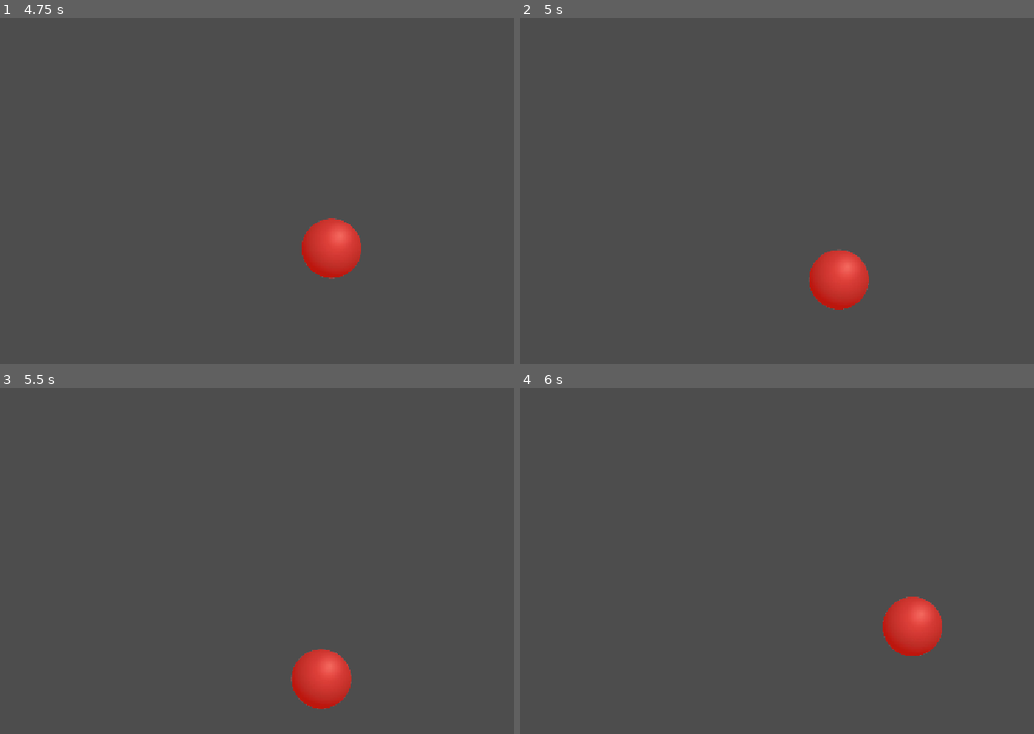
Above: before the commit, frames 1-4 (two rows, left to right).
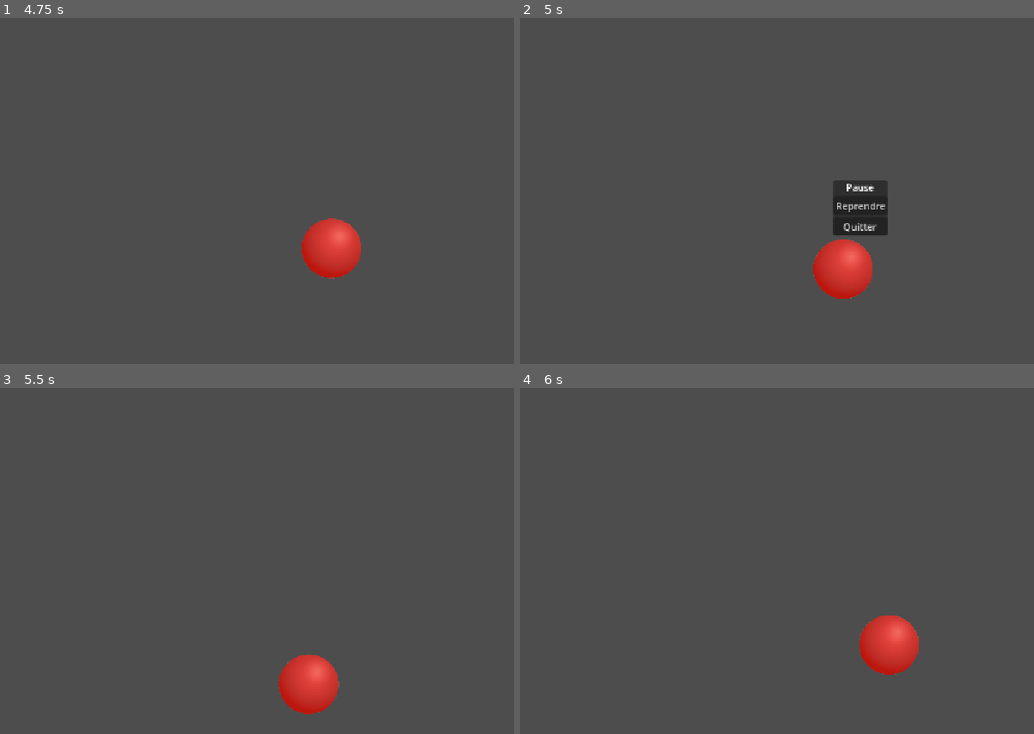
Above: after the commit, the same moments.

Repository: enflak3/trace-x
Game: Godot game, scene res://main_menu.tscn
Same seed, same stepped clock (60 frames per second), same inputs: the game is played once before the commit and once after it.
Inputs (mouse positions are in pixels of both pictures, inside the frame that each line leads up to):
- Up to frame 1 (4.75 s): click "Mode Tracking" at 0.5 s; move the mouse to (282, 121) at 1.27 s; click (282, 121) at 1.42 s; move the mouse to (200, 225) at 2.02 s; click (200, 225) at 2.17 s; move the mouse to (411, 121) at 2.77 s; click (411, 121) at 2.92 s; move the mouse to (308, 284) at 3.52 s; click (308, 284) at 3.67 s; move the mouse to (outside the picture) at 4.27 s; click (outside the picture) at 4.42 s
- Up to frame 2 (5 s): tap Escape (ui_cancel) at 4.9 s
- Up to frame 3 (5.5 s): click (339, 574) at 5 s, where only the run after the commit has a clickable "Reprendre"
- Up to frame 4 (6 s): move the mouse to (653, 519) at 5.77 s; click (653, 519) at 5.92 s

Frame 1 is identical in both runs. In frame 2, 2.5% of the frame differs, in the area x 56-72%, y 46-85%; in frame 3, 1.2%; in frame 4, 2.3%.

Commit message:
Menu pause
- ajout d'un menu pause lors des jeux flicking et tracking --> Resume / quitter

Diff:
--- a/Main.tscn
+++ b/Main.tscn
@@ -4,3 +4,38 @@
 
 [node name="Main" type="Node2D" unique_id=1524956141]
 script = ExtResource("1_glv2v")
+
+[node name="PauseLayer" type="CanvasLayer" parent="." unique_id=1186638063]
+layer = 100
+
+[node name="PauseMenu" type="PanelContainer" parent="PauseLayer" unique_id=449340268]
+process_mode = 3
+visible = false
+anchors_preset = 8
+anchor_left = 0.5
+anchor_top = 0.5
+anchor_right = 0.5
+anchor_bottom = 0.5
+offset_left = -20.0
+offset_top = -20.0
+offset_right = 20.0
+offset_bottom = 20.0
+grow_horizontal = 2
+grow_vertical = 2
+
+[node name="VBoxContainer" type="VBoxContainer" parent="PauseLayer/PauseMenu" unique_id=1417788960]
+layout_mode = 2
+
+[node name="Pause" type="Label" parent="PauseLayer/PauseMenu/VBoxContainer" unique_id=1972470821]
+layout_mode = 2
+text = "Pause"
+horizontal_alignment = 1
+vertical_alignment = 1
+
+[node name="BtnResume" type="Button" parent="PauseLayer/PauseMenu/VBoxContainer" unique_id=1773483094]
+layout_mode = 2
+text = "Reprendre"
+
+[node name="BtnQuit" type="Button" parent="PauseLayer/PauseMenu/VBoxContainer" unique_id=634586824]
+layout_mode = 2
+text = "Quitter"
--- a/main.gd
+++ b/main.gd
@@ -1,6 +1,9 @@
 extends Node2D
 
 var target_scene: PackedScene = preload("res://target.tscn")
+@onready var pause_menu: PanelContainer = $PauseLayer/PauseMenu
+@onready var btn_resume: Button = $PauseLayer/PauseMenu/VBoxContainer/BtnResume
+@onready var btn_quit: Button = $PauseLayer/PauseMenu/VBoxContainer/BtnQuit
 
 var max_targets: int = 10
 var targets_hit_count: int = 0
@@ -23,6 +26,11 @@
 	is_session_active = true
 	spawn_target()
 	max_targets = Sessionmanager.target_count_setting
+
+	# Initialisation du menu pause
+	pause_menu.visible = false
+	btn_resume.pressed.connect(_resume_game)
+	btn_quit.pressed.connect(_quit_to_menu)
 
 func _process(_delta: float) -> void:
 	if is_tracking_path:
@@ -190,3 +198,22 @@
 				corrections += 1
 
 	return corrections
+
+func _input(event: InputEvent) -> void:
+	if event.is_action_pressed("ui_cancel"): # Touche Échap par défaut
+		if get_tree().paused:
+			_resume_game()
+		else:
+			_pause_game()
+
+func _pause_game() -> void:
+	get_tree().paused = true
+	pause_menu.visible = true
+
+func _resume_game() -> void:
+	get_tree().paused = false
+	pause_menu.visible = false
+
+func _quit_to_menu() -> void:
+	get_tree().paused = false # Indispensable avant de changer de scène
+	get_tree().change_scene_to_file("res://main_menu.tscn")
--- a/trackinggame.gd
+++ b/trackinggame.gd
@@ -1,6 +1,9 @@
 extends Node2D
 
 var tracking_target_scene: PackedScene = preload("res://targettracking.tscn")
+@onready var pause_menu: PanelContainer = $PauseLayer/PauseMenu
+@onready var btn_resume: Button = $PauseLayer/PauseMenu/VBoxContainer/BtnResume
+@onready var btn_quit: Button = $PauseLayer/PauseMenu/VBoxContainer/BtnQuit
 
 const SESSION_DURATION_SEC: float = 15.0
 var time_elapsed: float = 0.0
@@ -9,6 +12,11 @@
 
 func _ready() -> void:
 	start_tracking_session()
+
+	# Initialisation du menu pause
+	pause_menu.visible = false
+	btn_resume.pressed.connect(_resume_game)
+	btn_quit.pressed.connect(_quit_to_menu)
 
 func _process(delta: float) -> void:
 	if not session_active:
@@ -54,3 +62,24 @@
 	active_target.queue_free()
 	# Transition automatique vers le récap
 	get_tree().change_scene_to_file("res://resultscreen.tscn")
+
+
+
+func _input(event: InputEvent) -> void:
+	if event.is_action_pressed("ui_cancel"):
+		if get_tree().paused:
+			_resume_game()
+		else:
+			_pause_game()
+
+func _pause_game() -> void:
+	get_tree().paused = true
+	pause_menu.visible = true
+
+func _resume_game() -> void:
+	get_tree().paused = false
+	pause_menu.visible = false
+
+func _quit_to_menu() -> void:
+	get_tree().paused = false # Indispensable avant de changer de scène
+	get_tree().change_scene_to_file("res://main_menu.tscn")
--- a/trackinggame.tscn
+++ b/trackinggame.tscn
@@ -4,3 +4,38 @@
 
 [node name="trackinggame" type="Node2D" unique_id=382880099]
 script = ExtResource("1_8hues")
+
+[node name="PauseLayer" type="CanvasLayer" parent="." unique_id=2019024400]
+layer = 100
+
+[node name="PauseMenu" type="PanelContainer" parent="PauseLayer" unique_id=2061516859]
+process_mode = 3
+visible = false
+anchors_preset = 8
+anchor_left = 0.5
+anchor_top = 0.5
+anchor_right = 0.5
+anchor_bottom = 0.5
+offset_left = -20.0
+offset_top = -20.0
+offset_right = 20.0
+offset_bottom = 20.0
+grow_horizontal = 2
+grow_vertical = 2
+
+[node name="VBoxContainer" type="VBoxContainer" parent="PauseLayer/PauseMenu" unique_id=271084844]
+layout_mode = 2
+
+[node name="Pause" type="Label" parent="PauseLayer/PauseMenu/VBoxContainer" unique_id=1440264143]
+layout_mode = 2
+text = "Pause"
+horizontal_alignment = 1
+vertical_alignment = 1
+
+[node name="BtnResume" type="Button" parent="PauseLayer/PauseMenu/VBoxContainer" unique_id=807697419]
+layout_mode = 2
+text = "Reprendre"
+
+[node name="BtnQuit" type="Button" parent="PauseLayer/PauseMenu/VBoxContainer" unique_id=1449458394]
+layout_mode = 2
+text = "Quitter"
